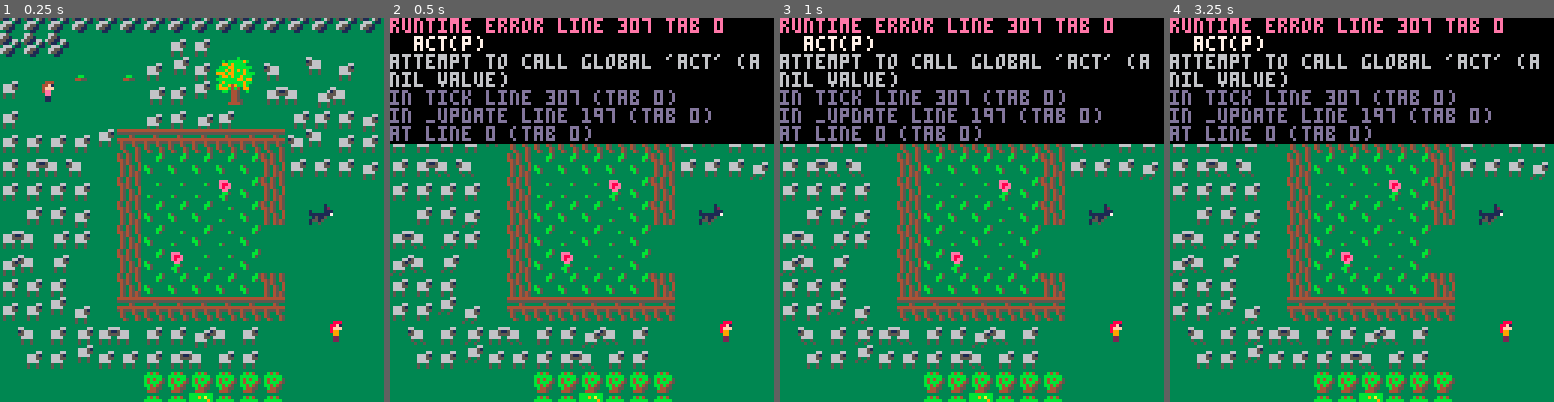
Above: before the commit, frames 1-4 (left to right).
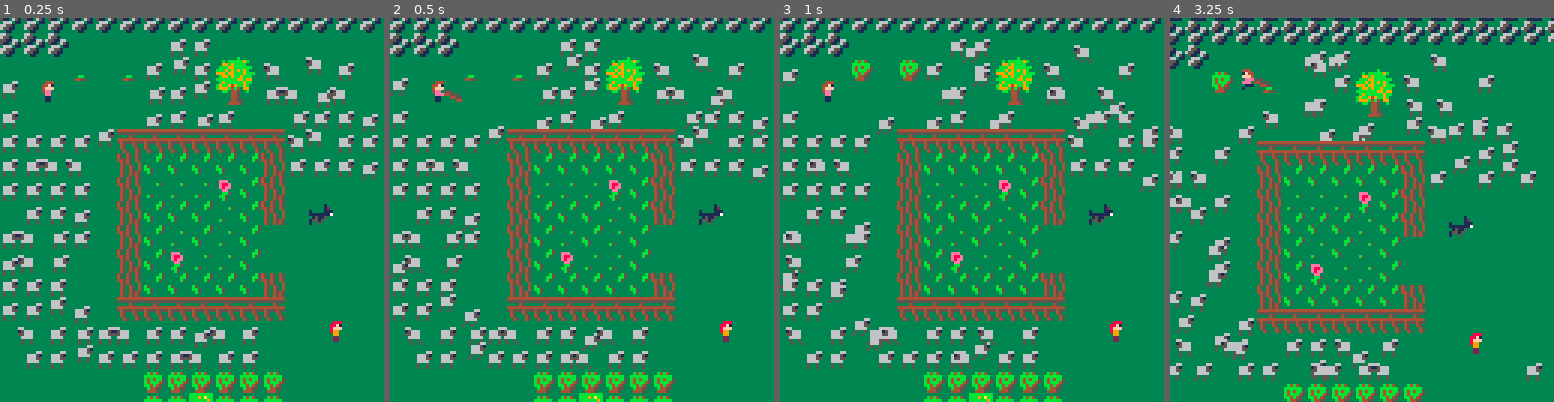
Above: after the commit, the same moments.

Repository: sdegutis/shepherdgame.com
Game: PICO-8 cartridge sheep.p8
The game is run twice, just before and just after one commit, with the same random seed, the same clock (stepped at 60 frames per second) and the same inputs.
Inputs:
- Up to frame 1 (0.25 s): no input
- Up to frame 2 (0.5 s): tap X (X key) at 0.33 s
- Up to frame 3 (1 s): no input
- Up to frame 4 (3.25 s): tap X (X key) at 1.07, 1.85, 2.97 s; hold Right 1.6-2.1 s; hold Up 2.15-2.42 s; hold Right 2.47-3.03 s; hold Left from 3.08 s (still down)

Frame 1 is identical in both runs. In frame 2, 35% of the frame differs, in the area x 0-100%, y 0-92%; in frame 3, 36%; in frame 4, 59%, in the area x 0-100%, y 0-100%.
Error before the commit: runtime error line 307 tab 0; act(p); attempt to call global 'act' (a nil value)

Commit message:
You can clear bushes to maybe reveal things

Diff:
--- a/sheep.p8
+++ b/sheep.p8
@@ -122,7 +122,7 @@
 				makebush(x,y,nil)
 				replacetile(x,y)
 			elseif s==35 then
-				makeseed(x,y)
+				makeseed(x,y,nil)
 				replacetile(x,y)
 			elseif s==57 then
 				makebush(x,y,makesheep)
@@ -254,6 +254,8 @@
 		collide=player_collide,
 		mx=0,
 		my=0,
+		act= (n==1 and act_stick
+	             or act_bag),
 		d=1,
 		offx=3,
 		offy=1,
@@ -307,11 +309,31 @@
     and btnp(❎,p.n-1)
 	then
 		p.act_t=15
-		act(p)
+
+		local x=p.x+p.w+4
+		local y=p.y+4
+		local i = emapi({x=x,y=y})
+		local es = emap[i]
+		for e in all(es) do
+			if p:act(e) then
+				break
+			end
+		end
 	end
 end
 
 function player_collide(e,e2)
+
+end
+
+function act_stick(p,e)
+	if e.k=='bush' then
+		hitbush(e)
+		return true
+	end
+end
+
+function act_bag(p,e)
 
 end
 
@@ -535,7 +557,7 @@
 -->8
 -- bushes
 
-function makebush(x,y,seedfn)
+function makebush(x,y,seeder)
 	add_to_emap({
 		k='bush',
 		x=x*8,
@@ -544,11 +566,11 @@
 		h=8,
 		solid=true,
 		draw=drawbush,
-		seedfn=seedfn,
+		seeder=seeder,
 	})
 end
 
-function makeseed(x,y)
+function makeseed(x,y,seeder)
 	add_to_emap({
 		k='seed',
 		x=x*8,
@@ -556,6 +578,7 @@
 		w=8,
 		h=8,
 		t=30,
+		seeder=seeder,
 		draw=drawseed,
 		tick=tickseed,
 	})
@@ -563,6 +586,17 @@
 
 function drawbush(e)
 	spr(3,e.x,e.y)
+end
+
+function hitbush(e)
+	local x=e.x/8
+	local y=e.y/8
+
+	emap_remove(e)
+	makeseed(x, y, e.seeder)
+	if e.seeder then
+		e.seeder(x, y)
+	end
 end
 
 function drawseed(e)
@@ -573,7 +607,9 @@
 	e.t -= 1
 	if e.t == 0 then
 		emap_remove(e)
-		makebush(e.x/8, e.y/8, nil)
+		local x = e.x/8
+		local y = e.y/8
+		makebush(x,y, e.seeder)
 	end
 end
 
